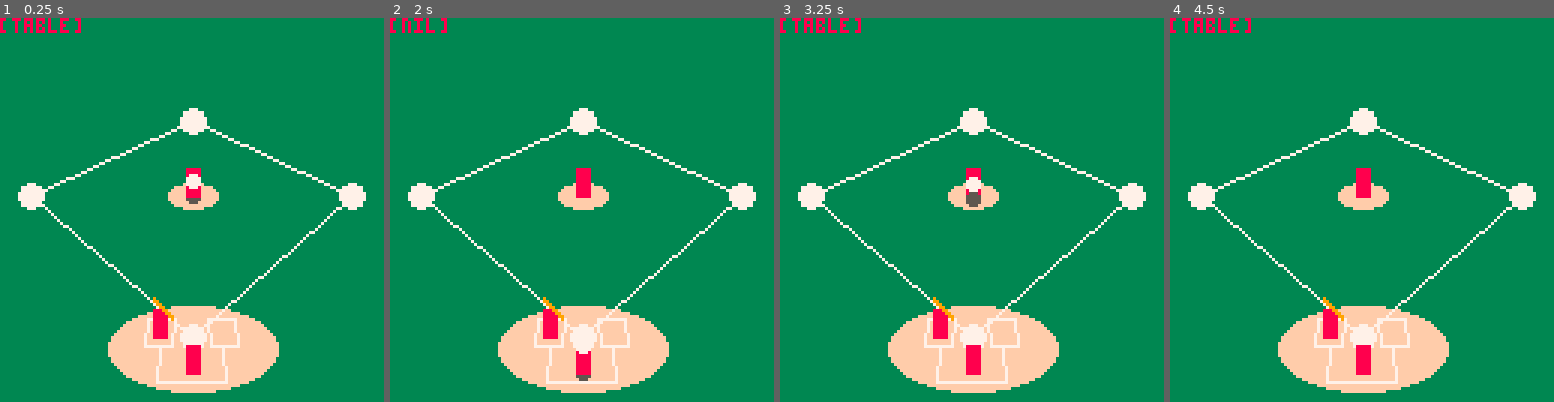
Above: before the commit, frames 1-4 (left to right).
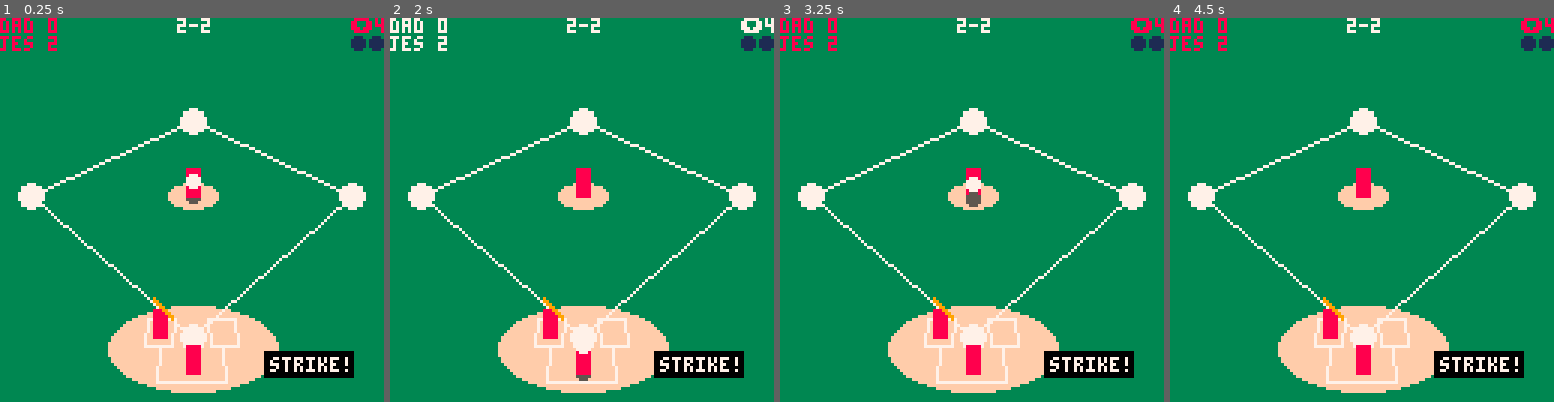
Above: after the commit, the same moments.

Repository: nucleartide/Baseball-WIth-Friends
Game: PICO-8 cartridge pico-baseball.p8
Same seed, same stepped clock (60 frames per second), same inputs: the game is played once before the commit and once after it.
Inputs:
- Up to frame 1 (0.25 s): no input
- Up to frame 2 (2 s): tap X (X key) at 0.33, 1.07, 1.85 s; tap O (Z key) at 0.7, 1.7 s; hold Right from 1.6 s (still down)
- Up to frame 3 (3.25 s): release Right at 2.1 s; tap O (Z key) at 2.1, 2.5, 2.9 s; hold Up 2.15-2.42 s; hold Right 2.47-3.03 s; tap X (X key) at 2.97 s; hold Left from 3.08 s (still down)
- Up to frame 4 (4.5 s): tap O (Z key) at 3.3, 3.7, 4.1 s; release Left at 3.58 s; hold Down 3.63-3.97 s; hold Right from 4.02 s (still down); tap X (X key) at 4.08 s

The runs differ from the first frame. In frame 1, 2.8% of the frame differs, in the area x 0-100%, y 0-94%; in frame 2, 2.8%; in frame 3, 2.8%; in frame 4, 2.8%.

Commit message:
add ball bouncing

Diff:
--- a/pico-baseball.p8
+++ b/pico-baseball.p8
@@ -17,33 +17,32 @@
 
 case 1
 
-ui: strikes. runs. loaded bases.
-
-# case: swing and hit (should have action UI)
-    # foul ball -> strike up to 2 strikes, otherwise nothing
-    # home run -> run
-    # line drive (normal hit) -> runners progress
-    # timeout is reached (normal hit) -> runners progress
-# case: swing and miss -> strike
-# case: no swing
-    # strike zone -> strike
-    # not strike zone -> ball
+[o] case: swing and hit (should have action UI)
+    [ ] (first) foul ball -> strike up to 2 strikes, otherwise nothing
+    [ ] (second) line drive (normal hit) -> runners progress
+    [ ] (second) timeout is reached (normal hit) -> runners progress
+    [ ] (last) home run -> run
+[ ] case: swing and miss -> strike
+[ ] case: no swing
+    [ ] strike zone -> strike
+    [ ] not strike zone -> ball
+[ ] color coding of teams
 
 case 2
 
-# post score update
-# 4 balls: walk
-# 3 strikes: out
-# 3 outs: next inning
-    # increment inning
-    # switch roles
-    # if there are no innings, go to game end condition
-# 9 innings: game over
-
-# case 3
-
-# game end condition
-    # side with most runs wins
+[ ] post score update
+[ ] 4 balls: walk
+[ ] 3 strikes: out
+[ ] 3 outs: next inning
+    [ ] increment inning
+    [ ] switch roles
+    [ ] if there are no innings, go to game end condition
+[ ] 9 innings: game over
+
+case 3
+
+[ ] game end condition
+    [ ] side with most runs wins
 ]]
 
 -->8
@@ -818,10 +817,20 @@
     vec3_add_to(b.pos, spare1)
 
     -- constrain pos.
-    if (b.pos.y<0) b.pos.y=0
-    -- if (b.pos.y<=0) vec3_zero(b.vel)
-
-    -- pick_up_ball_if_nearby(b, fielders)
+    if (b.pos.y<0) then
+        b.pos.y=0
+
+        -- add bounce velocity in the reverse direction.
+        b.vel.y *= -0.5
+
+        -- attenuate the x and z velocities.
+        b.vel.x *= 0.8
+        b.vel.z *= 0.8
+    end
+end
+
+function check_for_foul_ball(ball1)
+    assert(false)
 end
 
 function throw_ball(b, trajectory)
@@ -1054,6 +1063,7 @@
         animate_thrown_ball(ball1)
     elseif ball1.state == ball_idle_physical_obj then
         simulate_as_rigidbody(ball1)
+        -- check_for_foul_ball(ball1)
     end
 
     --
@@ -1070,7 +1080,7 @@
     -- print(stat(1))
     -- print(fielders[1].pos.z)
     -- print(batter1.pos.z)
-    print(ball1.is_owned_by)
+    -- print(ball1.is_owned_by)
 
     -- draw sand around home plate.
     do
@@ -1128,6 +1138,20 @@
         local draw_fn = t[3]
         draw_fn(entity_data)
     end
+
+    -- draw the ui.
+    print('dad 0', 0, 0)
+    print('jes 2', 0, 6)
+    print('⬇️4', 117, 0)
+    circfill(119, 8, 2, 1)
+    circfill(125, 8, 2, 1)
+
+    local x_offset = 0
+    local y_offset = 3
+    rectfill(88, 108+y_offset, 117, 116+y_offset, 0)
+    print('strike!', 90, 110+y_offset, 7)
+
+    print('2-2', 64-ceil(3*4*.5)+1, 0, 7)
 end
 
 -->8
